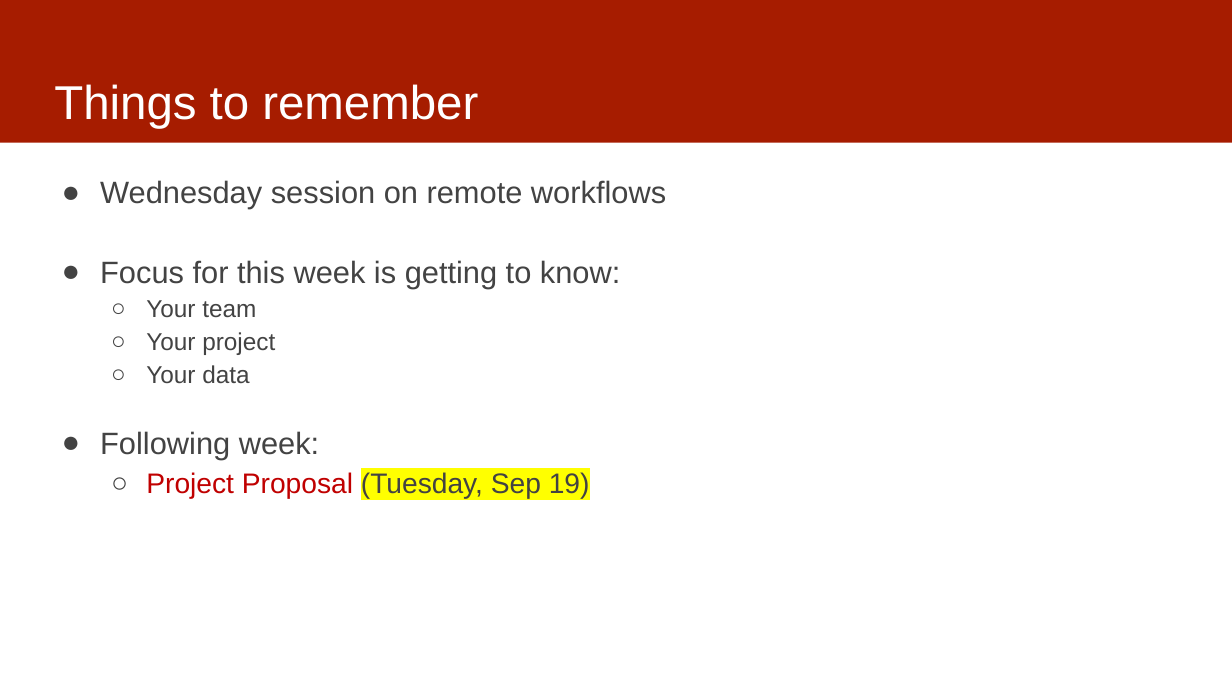
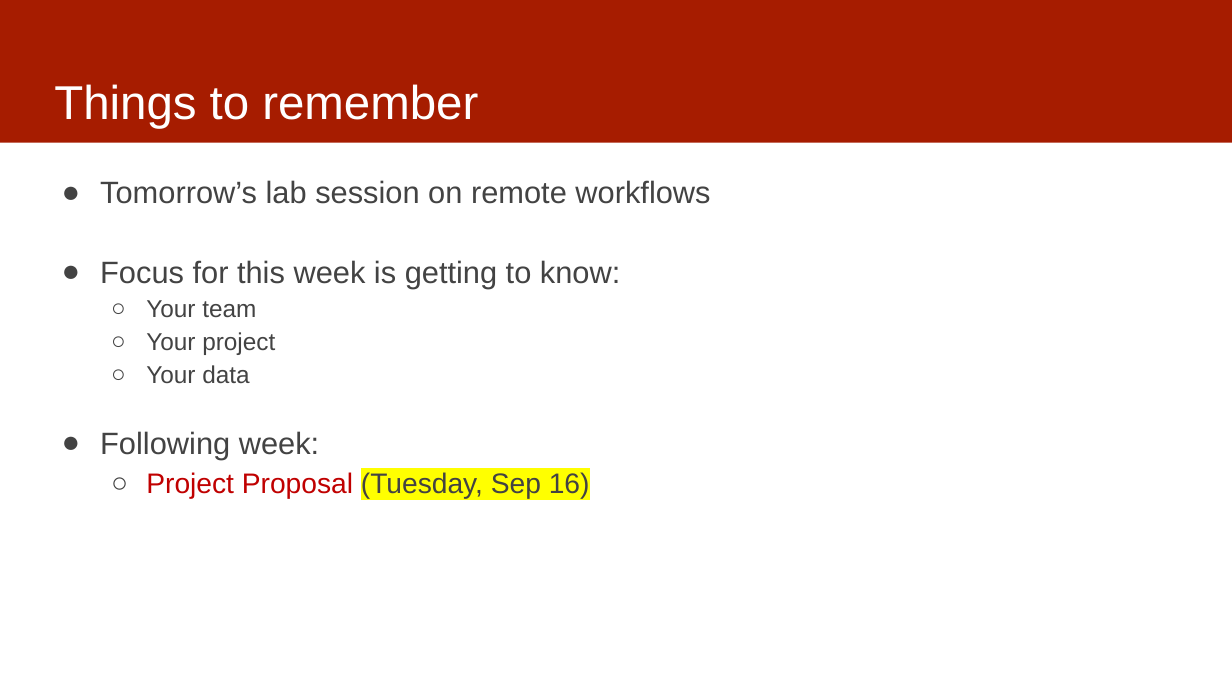
Before and after one commit to dssg/mlforpublicpolicylab, a slide deck: slide 16 of Lectures/03-casestudies.pptx (slide 18 before the commit). Drawn at 1232x693 pixels with LibreOffice and Linux fonts; fonts in the diff are those of the drawing. Boxes give left, top, right and bottom in pixels: in the first picture for what was removed or moved away, otherwise in the second. Text is boxed around its words. In the diff, an @@ line names an element or a change of style, - is before the commit and + after.

```diff
--- a/Lectures/03-casestudies.pptx
+++ b/Lectures/03-casestudies.pptx
@@ text at box(100, 180, 710, 204): text changed @@
-● Wednesday session on remote workflows
+● Tomorrow’s lab session on remote workflows
@@ text at box(146, 472, 590, 499): text changed @@
-  ○ Project Proposal (Tuesday, Sep 19)
+  ○ Project Proposal (Tuesday, Sep 16)
```
Also in this commit, not shown: 4 other slides changed, 2 slides removed, 1 other file.
